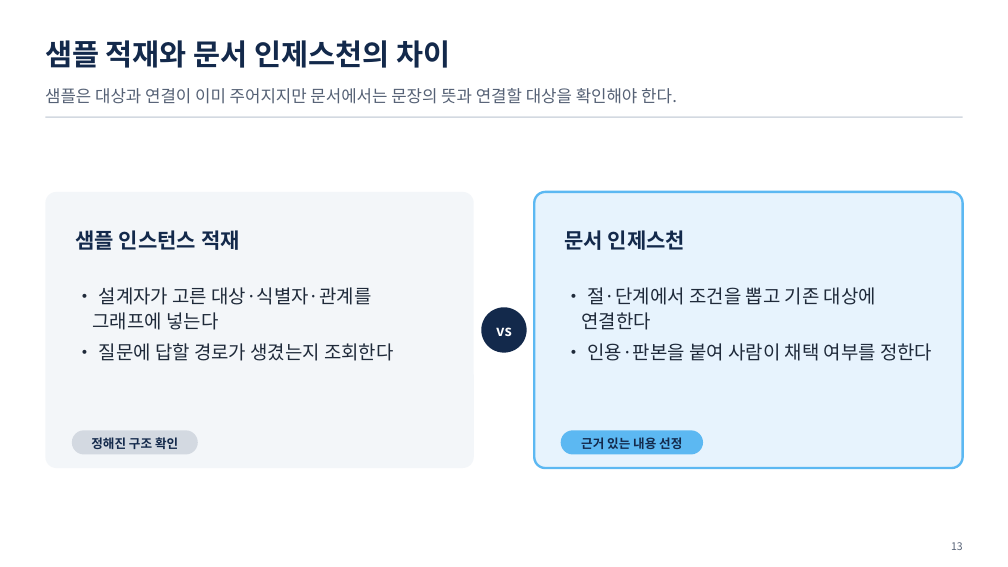
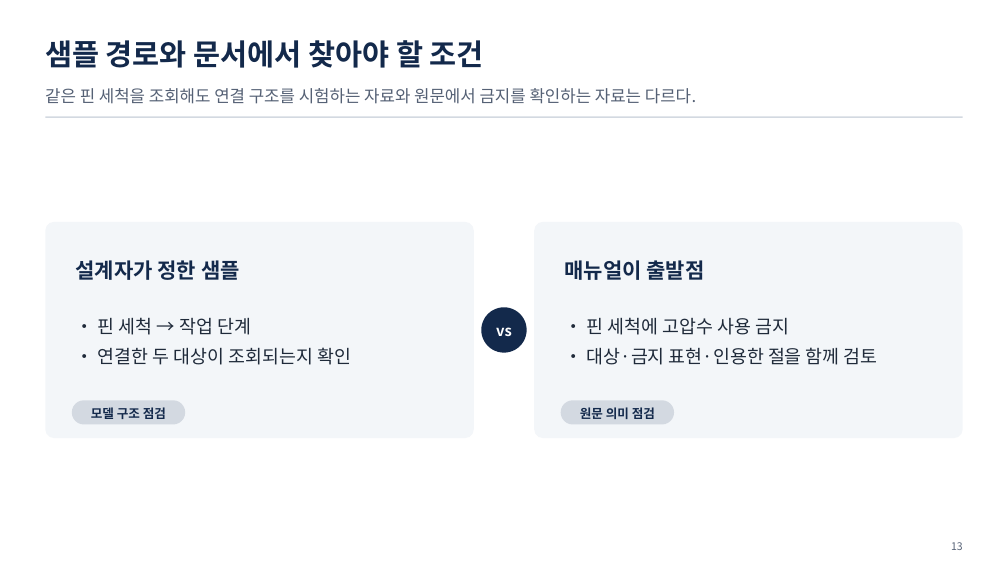
Before and after one commit to uengine-oss/hyd-iot-edu, a slide deck: slide 13 of workspace/강의제작/산출물/실전반/이론_오프라인/03회차/실전반_오프라인_03회차.pptx. Drawn at 1008x567 pixels with LibreOffice and Linux fonts; fonts in the diff are those of the drawing. Boxes give left, top, right and bottom in pixels: in the first picture for what was removed or moved away, otherwise in the second. Text is boxed around its words. In the diff, an @@ line names an element or a change of style, - is before the commit and + after.

```diff
--- a/workspace/강의제작/산출물/실전반/이론_오프라인/03회차/실전반_오프라인_03회차.pptx
+++ b/workspace/강의제작/산출물/실전반/이론_오프라인/03회차/실전반_오프라인_03회차.pptx
@@ text at bbox=[45, 40, 484, 68]: text changed @@
-샘플 적재와 문서 인제스천의 차이
+샘플 경로와 문서에서 찾아야 할 조건
@@ text at bbox=[45, 88, 696, 104]: text changed @@
-샘플은 대상과 연결이 이미 주어지지만 문서에서는 문장의 뜻과 연결할 대상을 확인해야 한다.
+같은 핀 세척을 조회해도 연결 구조를 시험하는 자료와 원문에서 금지를 확인하는 자료는 다르다.
@@ rounded rectangle: place and size @@
-rounded rectangle at bbox=[45, 192, 474, 468]
+rounded rectangle at bbox=[45, 222, 474, 439]
@@ rounded rectangle: place and size @@
-rounded rectangle at bbox=[535, 192, 963, 468]
+rounded rectangle at bbox=[535, 222, 963, 439]
@@ rounded rectangle at bbox=[535, 222, 963, 439]: fill #E7F3FD to #F3F6F9; outline #5CB8F2 2.25 pt to none @@
@@ text at bbox=[75, 260, 240, 280]: text changed @@
-샘플 인스턴스 적재
+설계자가 정한 샘플
@@ text at bbox=[564, 260, 705, 280]: text changed @@
-문서 인제스천
+매뉴얼이 출발점
@@ text at bbox=[98, 317, 351, 365]: text changed; size 18 to 17.5 pt @@
-• 설계자가 고른 대상·식별자·관계를 그래프에 넣는다
-• 질문에 답할 경로가 생겼는지 조회한다
+• 핀 세척 → 작업 단계
+• 연결한 두 대상이 조회되는지 확인
@@ text at bbox=[587, 317, 878, 365]: text changed; size 18 to 17.5 pt @@
-• 절·단계에서 조건을 뽑고 기존 대상에 연결한다
-• 인용·판본을 붙여 사람이 채택 여부를 정한다
+• 핀 세척에 고압수 사용 금지
+• 대상·금지 표현·인용한 절을 함께 검토
@@ rounded rectangle: place and size @@
-rounded rectangle at bbox=[72, 430, 198, 454]
+rounded rectangle at bbox=[72, 400, 185, 424]
@@ text at bbox=[91, 407, 166, 419]: text changed @@
-정해진 구조 확인
+모델 구조 점검
@@ rounded rectangle: place and size @@
-rounded rectangle at bbox=[561, 430, 703, 454]
+rounded rectangle at bbox=[561, 400, 675, 424]
@@ rounded rectangle at bbox=[561, 400, 675, 424]: fill #5CB8F2 to #D3D9E1 @@
@@ text at bbox=[580, 407, 655, 419]: text changed @@
-근거 있는 내용 선정
+원문 의미 점검
```
Also in this commit, not shown: 10 other slides changed, 5 slides added, 5 slides removed, 13 other files.
